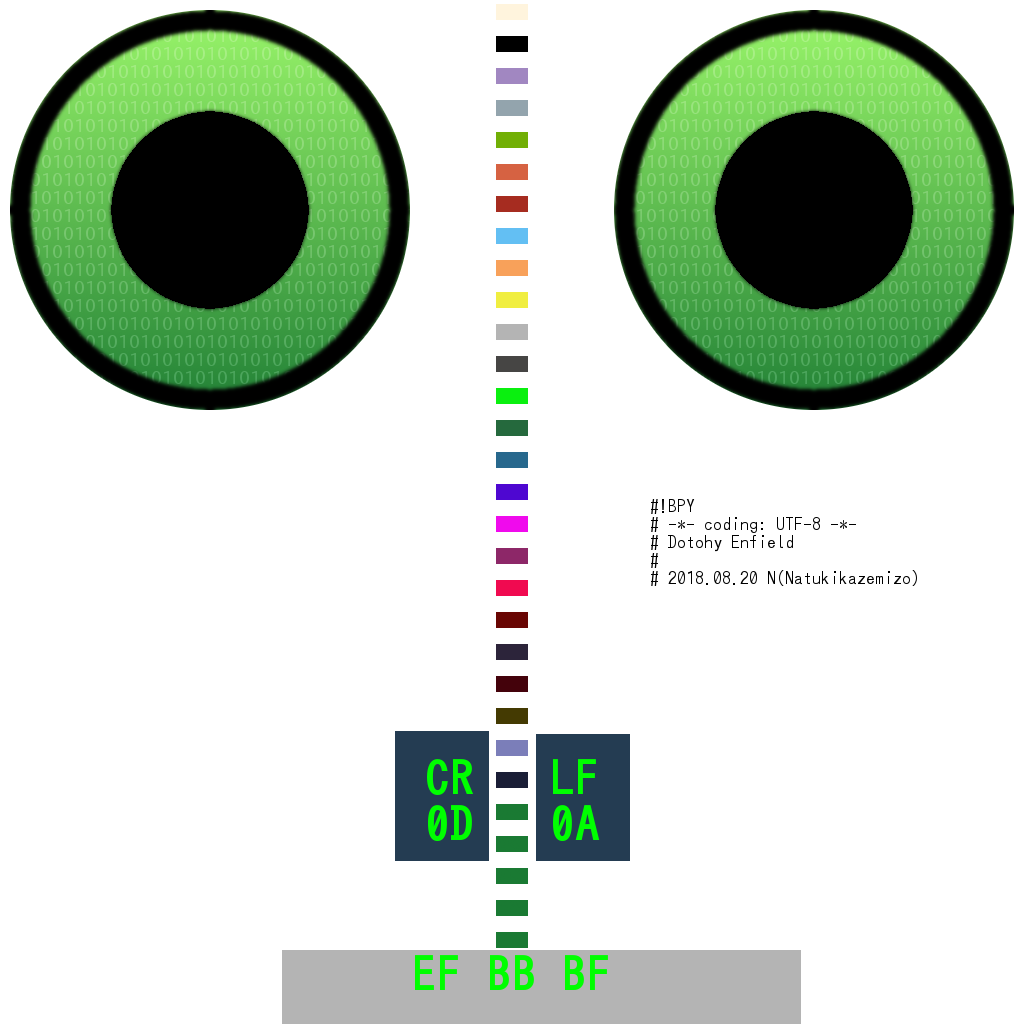
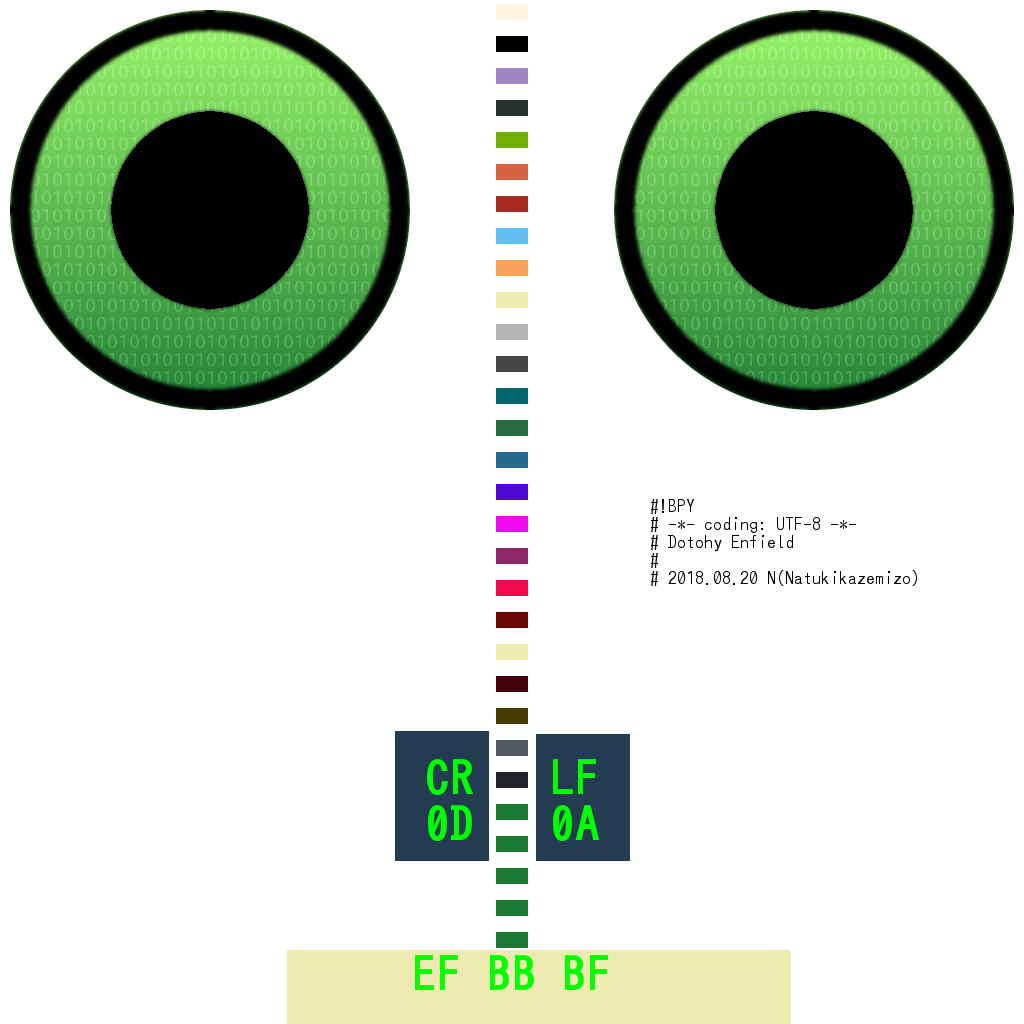
Layer changes from the first 1024×1024 image to the second:
moved "NewWhite" above "レイヤー", painted on it over [282, 100, 801, 1024]
removed layer "Colors" over [496, 100, 528, 788]
painted on "レイヤー" over [282, 100, 801, 1024]
